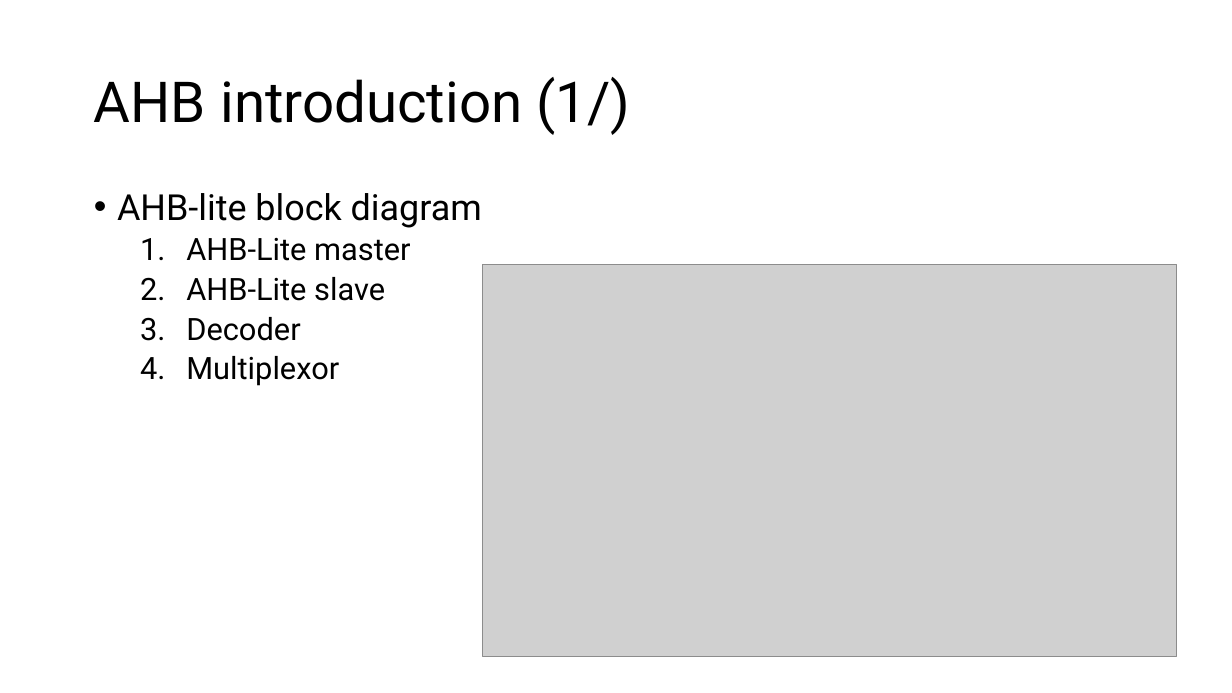
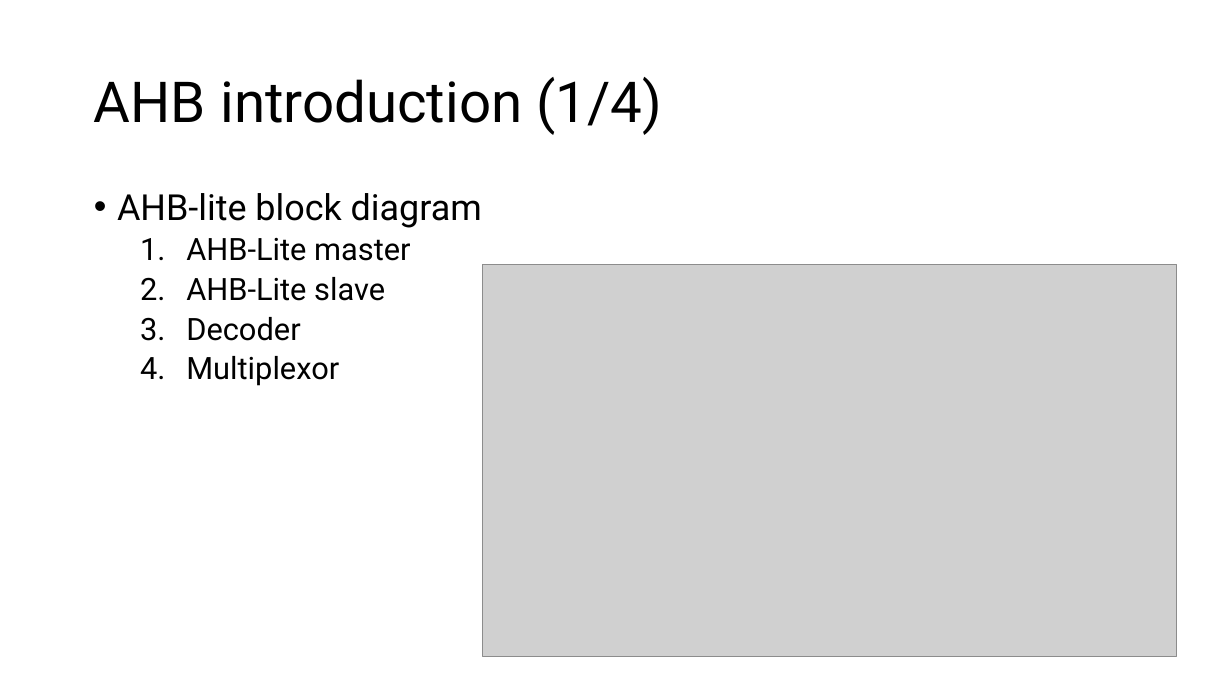
Before and after one commit to s9001055/DV_learning, a slide deck: slide 10 of AMBA/AMBA_learning.pptx. Drawn at 1232x693 pixels with LibreOffice and Linux fonts; fonts in the diff are those of the drawing; grey boxes stand for pictures. Boxes give left, top, right and bottom in pixels: in the first picture for what was removed or moved away, otherwise in the second. Text is boxed around its words. In the diff, an @@ line names an element or a change of style, - is before the commit and + after.

```diff
--- a/AMBA/AMBA_learning.pptx
+++ b/AMBA/AMBA_learning.pptx
@@ title at box(94, 77, 662, 135): text changed @@
-AHB introduction (1/)
+AHB introduction (1/4)
```
Also in this commit, not shown: 4 other slides changed, 6 slides added, 1 other file.
